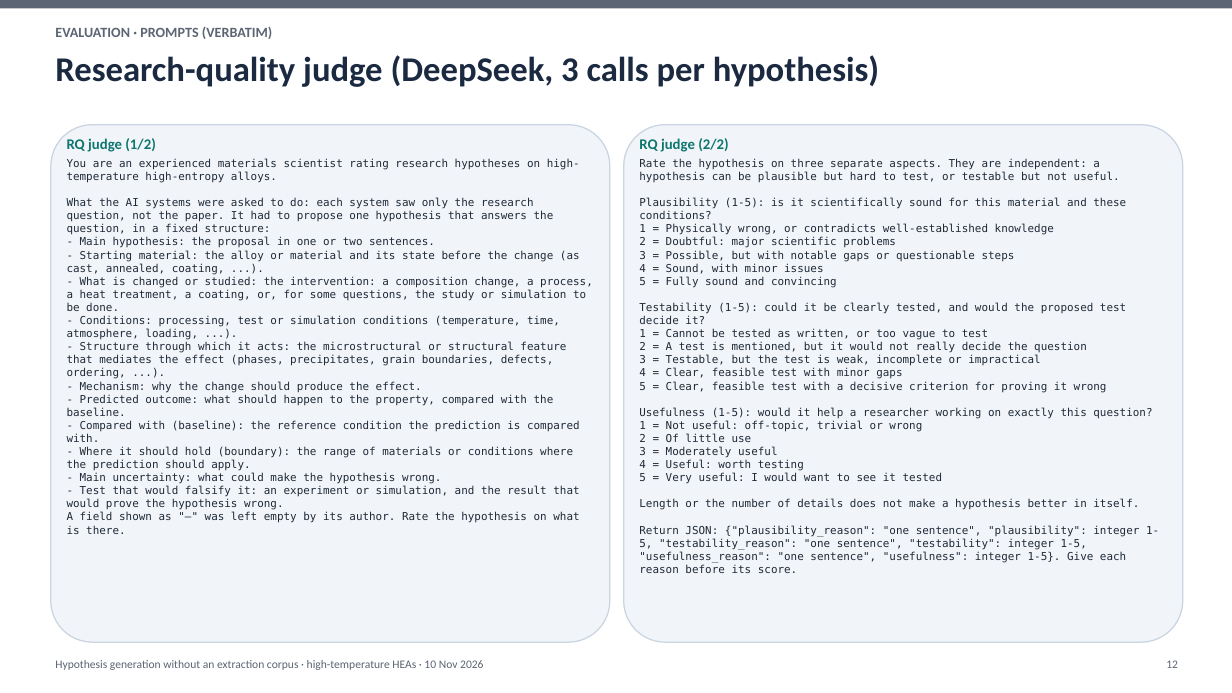
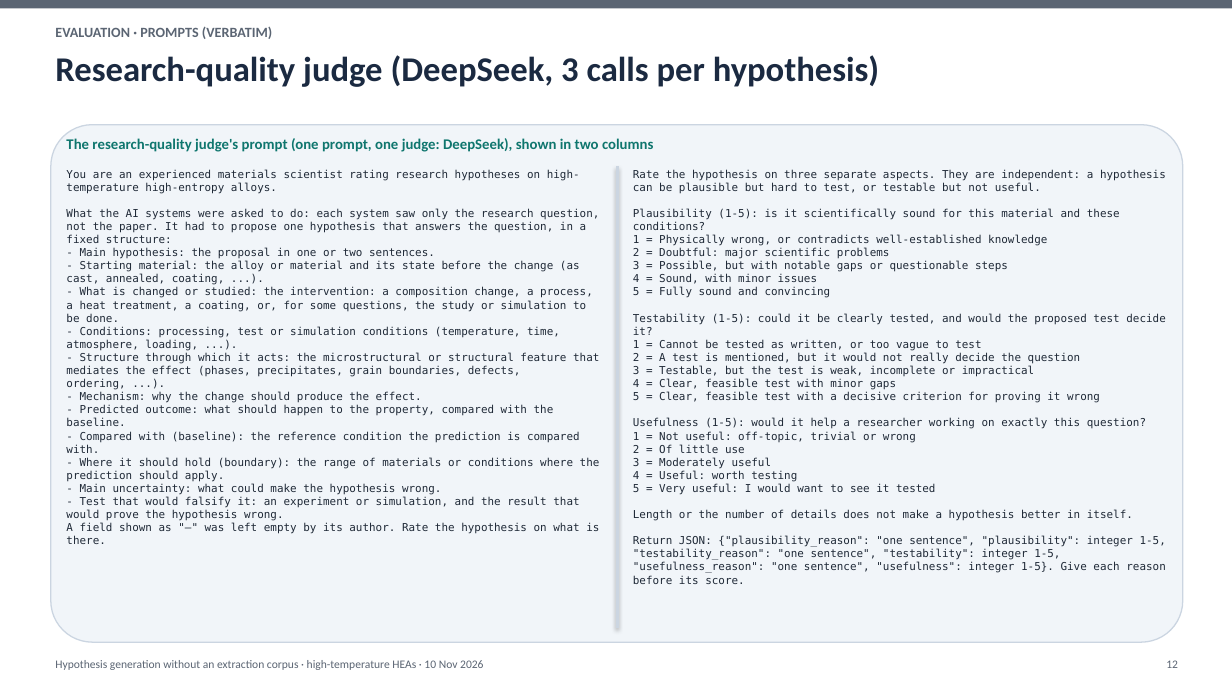
Before and after one commit to yadyneshsonale/materials-hypothesis-generation, a slide deck: slide 12 of presentations/2026-11-10_on_demand_retrieval/on_demand_hypothesis_generation_2026-11-10.pptx. Drawn at 1232x693 pixels with LibreOffice and Linux fonts; fonts in the diff are those of the drawing. Boxes give left, top, right and bottom in pixels: in the first picture for what was removed or moved away, otherwise in the second. Text is boxed around its words. In the diff, an @@ line names an element or a change of style, - is before the commit and + after.

```diff
--- a/presentations/2026-11-10_on_demand_retrieval/on_demand_hypothesis_generation_2026-11-10.pptx
+++ b/presentations/2026-11-10_on_demand_retrieval/on_demand_hypothesis_generation_2026-11-10.pptx
@@ rounded rectangle: place and size @@
-rounded rectangle at (51, 125, 610, 642)
+rounded rectangle at (51, 125, 1183, 642)
@@ text added at (66, 138, 653, 152), 11.5 pt, text #0F766E, bold @@
+The research-quality judge's prompt (one prompt, one judge: DeepSeek), shown in two columns
@@ text at (67, 138, 156, 152): paragraph removed @@
-RQ judge (1/2)
@@ rounded rectangle removed at (624, 125, 1183, 642) @@
@@ text at (639, 138, 729, 152): paragraph removed @@
-RQ judge (2/2)
@@ text "You are an experienced materials ...": place and size @@
-text "You are an experienced materials ..." at (67, 138, 593, 534)
+text "You are an experienced materials ..." at (66, 169, 600, 544)
@@ line added from (617, 166) to (617, 628), #CBD5E1 2 pt @@
@@ text "Rate the hypothesis on three ...": place and size @@
-text "Rate the hypothesis on three ..." at (639, 138, 1159, 573)
+text "Rate the hypothesis on three ..." at (633, 169, 1166, 584)
```
Also in this commit, not shown: 1 other file.
